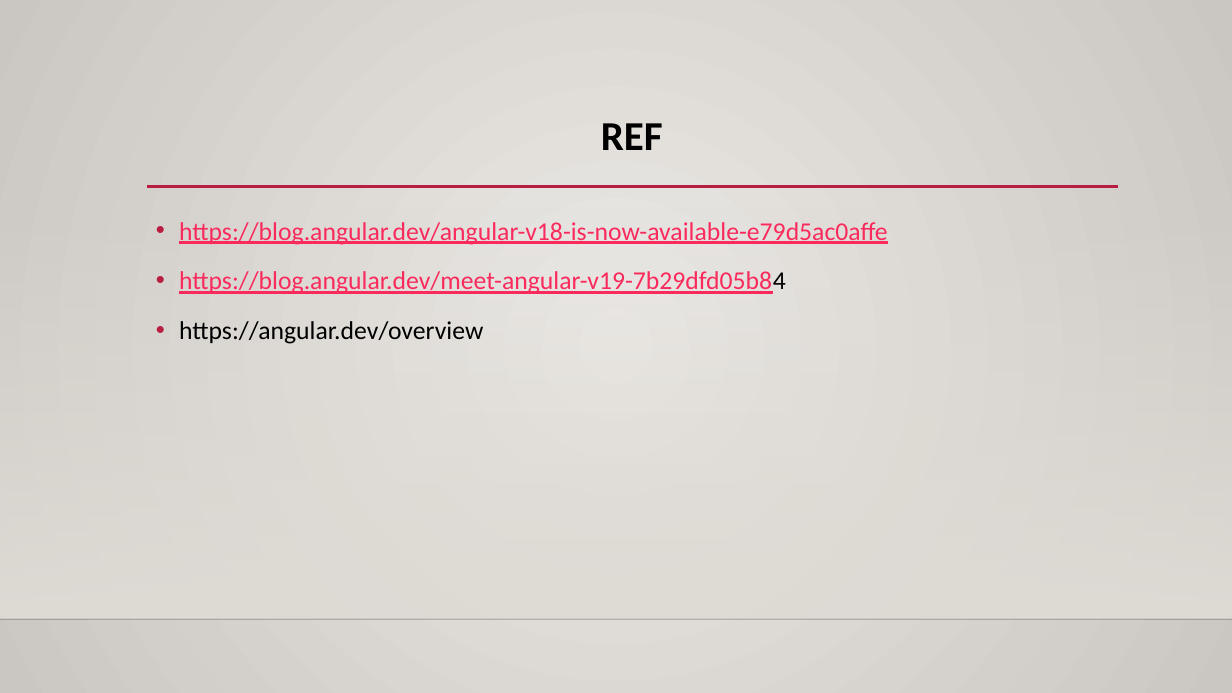
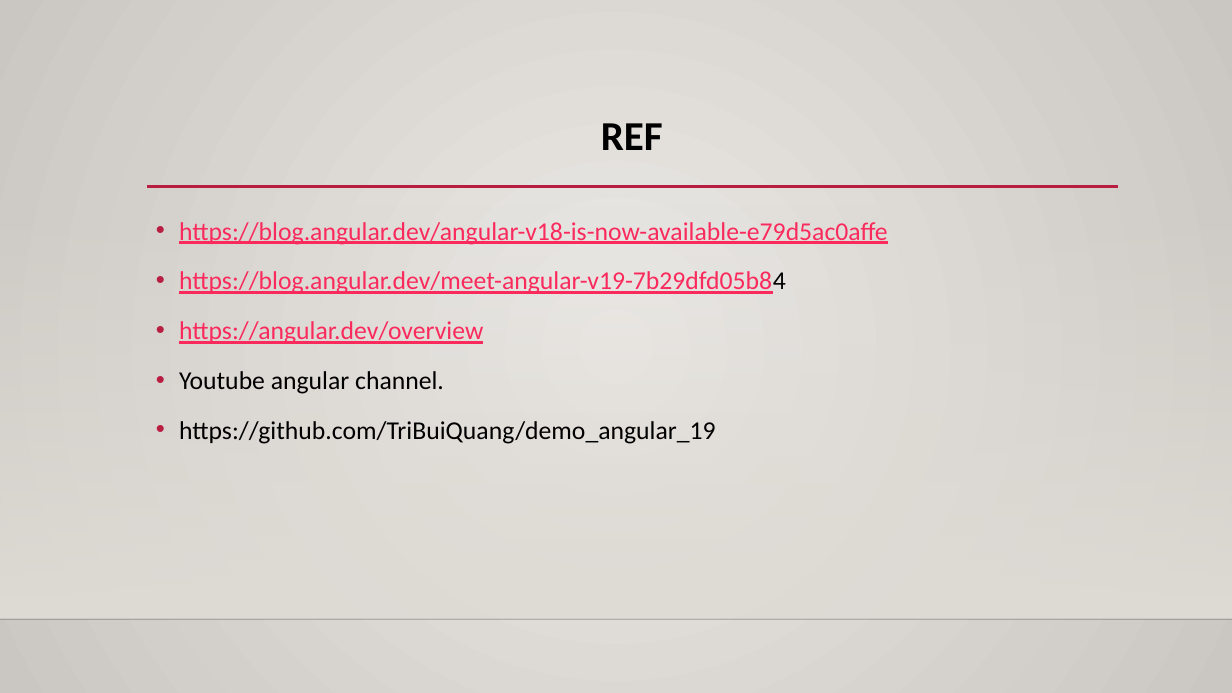
Before and after one commit to TriBuiQuang/demo_angular_19, a slide deck: slide 18 of Presentation2.pptx (slide 10 before the commit). Drawn at 1232x693 pixels with LibreOffice and Linux fonts; fonts in the diff are those of the drawing; background and template pictures are left out. Boxes give left, top, right and bottom in pixels: in the first picture for what was removed or moved away, otherwise in the second. Text is boxed around its words. In the diff, an @@ line names an element or a change of style, - is before the commit and + after.

```diff
--- a/Presentation2.pptx
+++ b/Presentation2.pptx
@@ text at [179,321,483,344]: text colour #000000 to #FA2B5C, underline on in "https://angular.dev/overview" @@
@@ text at [179,371,716,444]: paragraphs added @@
+• Youtube angular channel.
+• https://github.com/TriBuiQuang/demo_angular_19
```
Also in this commit, not shown: 1 other slide changed, 8 slides added, 1 other file.
